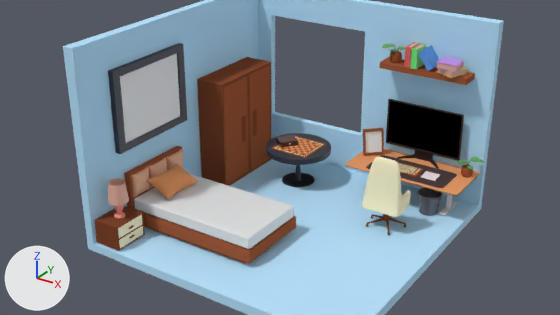
Renders of the Blender file Room.blend from each side of a commit.
Camera for both pictures: the file's camera 'Camera'. Lighting does not change. The marker at lower left points along +X, +Y and +Z.

The first picture shows 'Bed Frame', 'Chess Table top', 'Cube', 'Cube.002', 'Cube.003', 'Cube.006', 'Cube.007', 'Mat', 'Monitor', 'Plane.001', 'Tab', 'Table Top'.
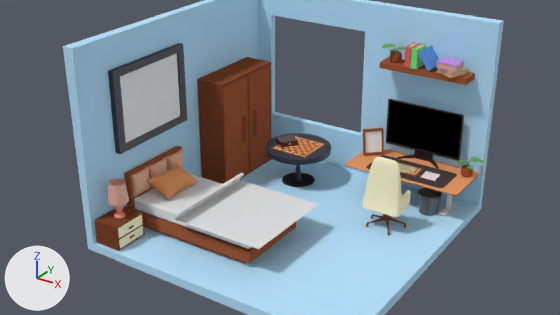
The change, as a list of edits to the scene's bpy script:
```text
Add me_plane_001:
    me_plane_001.from_pydata(...)  # 729 vertices, 676 faces; spans x -0.51..1.39, y -1.13..1.03, z 0.0..0.25
Add ob_plane:
    ob_plane = bpy.data.objects.new('Plane', me_plane_001)
    ob_plane.location = (-20.25, -7.28, 3.95)
    ob_plane.rotation_euler = (-0.00803, 0.0, 0.0)  # degrees (-0.5, 0, 0)
    ob_plane.scale = (4.83, 4.83, 4.83)
```

Boxes (x1, y1, x2, y2) around the edits, measured in the pictures (560 x 315 px):
'Plane', added
    after: (175, 173, 319, 249)
